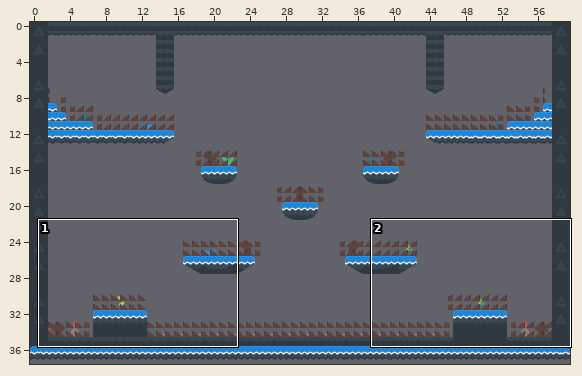
One commit to this Tiled map: ProyectosHito3/KOTJ_trampas/resources/mapas/mapaCueva.tmx. The picture above shows the old version from afar; the outline marks the close-up.
Close-up. Before the commit:
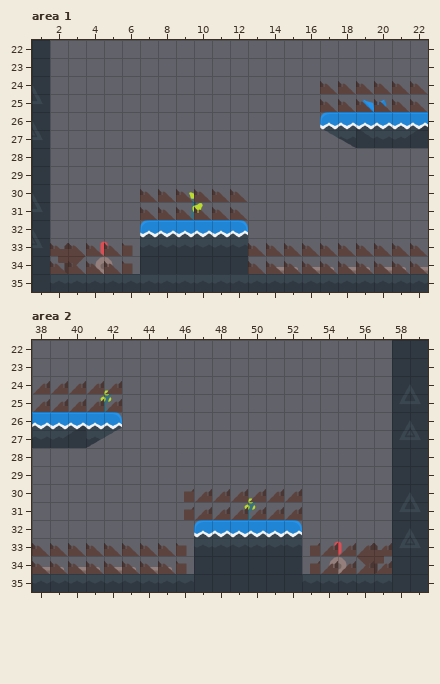
Cells are 32x32 px. Shown: area 1 x 1..22, y 22..35; area 2 x 38..59, y 22..35. The commit also changed other parts of the map, which this record leaves out.
After:
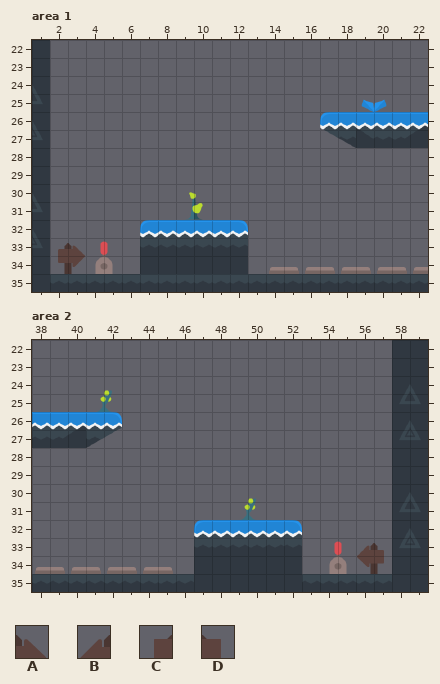
Key: from "tilesheet_complete": A 913, B 914, C 916, D 919.
_ is an empty cell, . an unchanged one.
Edits made:
--- layer "IA subir" (now hidden), area 1
@@ x 17..22 @@
-24 AAAAAA
-25 AAAAAA
+24 ______
+25 ______
@@ x 7..12 @@
-30 AAAAAA
-31 AAAAAA
+30 ______
+31 ______
@@ x 2..22 @@
-33 A.AAD......AAAAAAAAAA
-34 AAAAD......AAAAAAAAAA
+33 _.___......__________
+34 _____......__________
--- layer "IA subir" (now hidden), area 2
@@ x 38..42 @@
-24 BBBBB
-25 BBBBB
+24 _____
+25 _____
@@ x 46..52 @@
-30 CBBBBBB
-31 CBBBBBB
+30 _______
+31 _______
@@ x 38..57 @@
-33 AAAAAAAAD......CBB.B
-34 AAAAAAAAD......CBBBB
+33 _________......___._
+34 _________......_____
